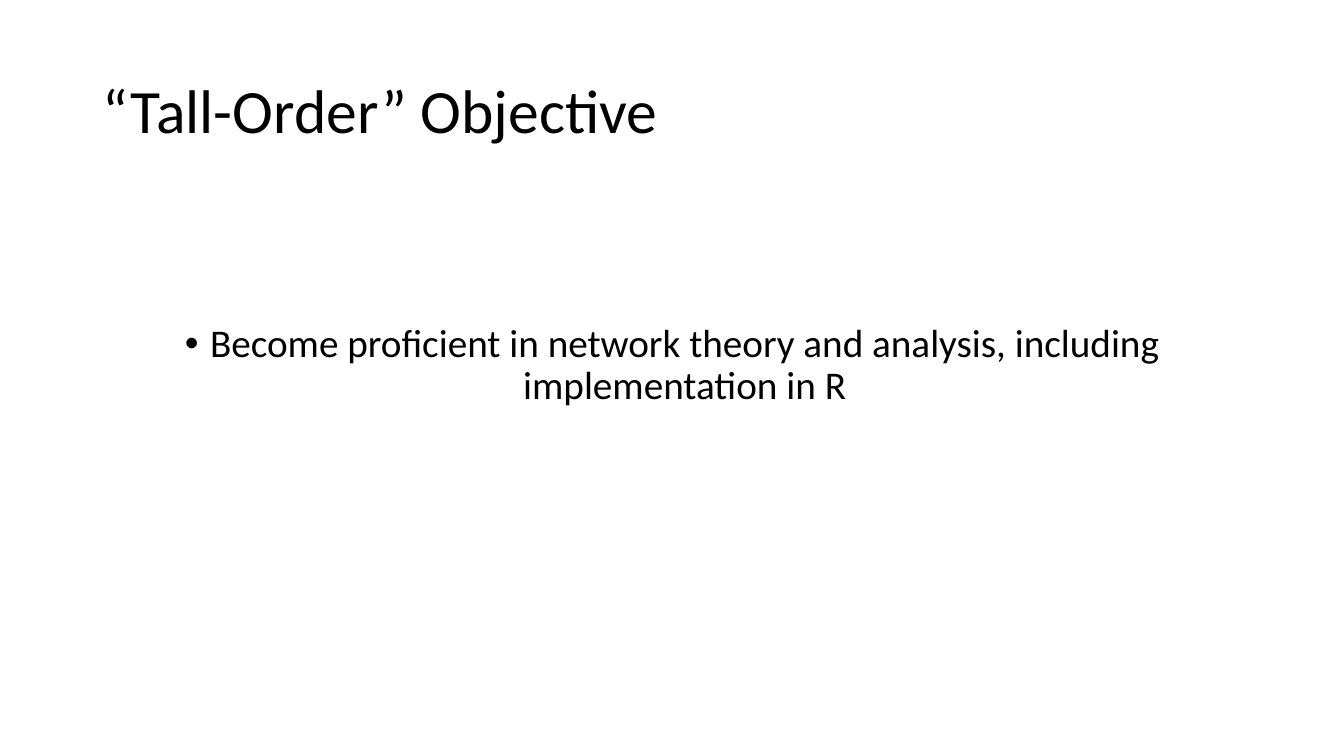
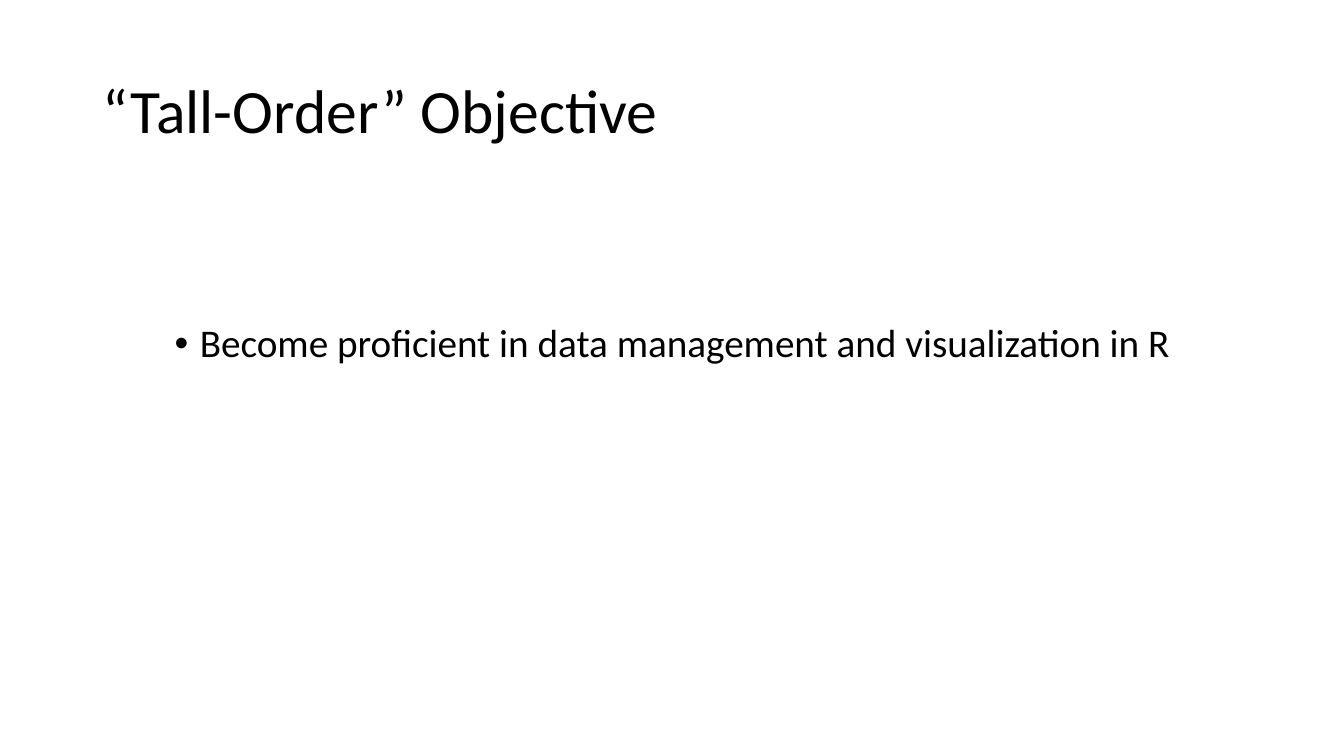
Before and after one commit to ochyzh/POL478, a slide deck: slide 5 of public/materials/01_Introduction.pptx. Drawn at 1344x756 pixels with LibreOffice and Linux fonts; fonts in the diff are those of the drawing. Boxes give left, top, right and bottom in pixels: in the first picture for what was removed or moved away, otherwise in the second. Text is boxed around its words. In the diff, an @@ line names an element or a change of style, - is before the commit and + after.

```diff
--- a/public/materials/01_Introduction.pptx
+++ b/public/materials/01_Introduction.pptx
@@ text at bbox=[200, 329, 1169, 364]: text changed @@
-• Become proficient in network theory and analysis, including implementation in R
+• Become proficient in data management and visualization in R
```
Also in this commit, not shown: 9 other slides changed.
